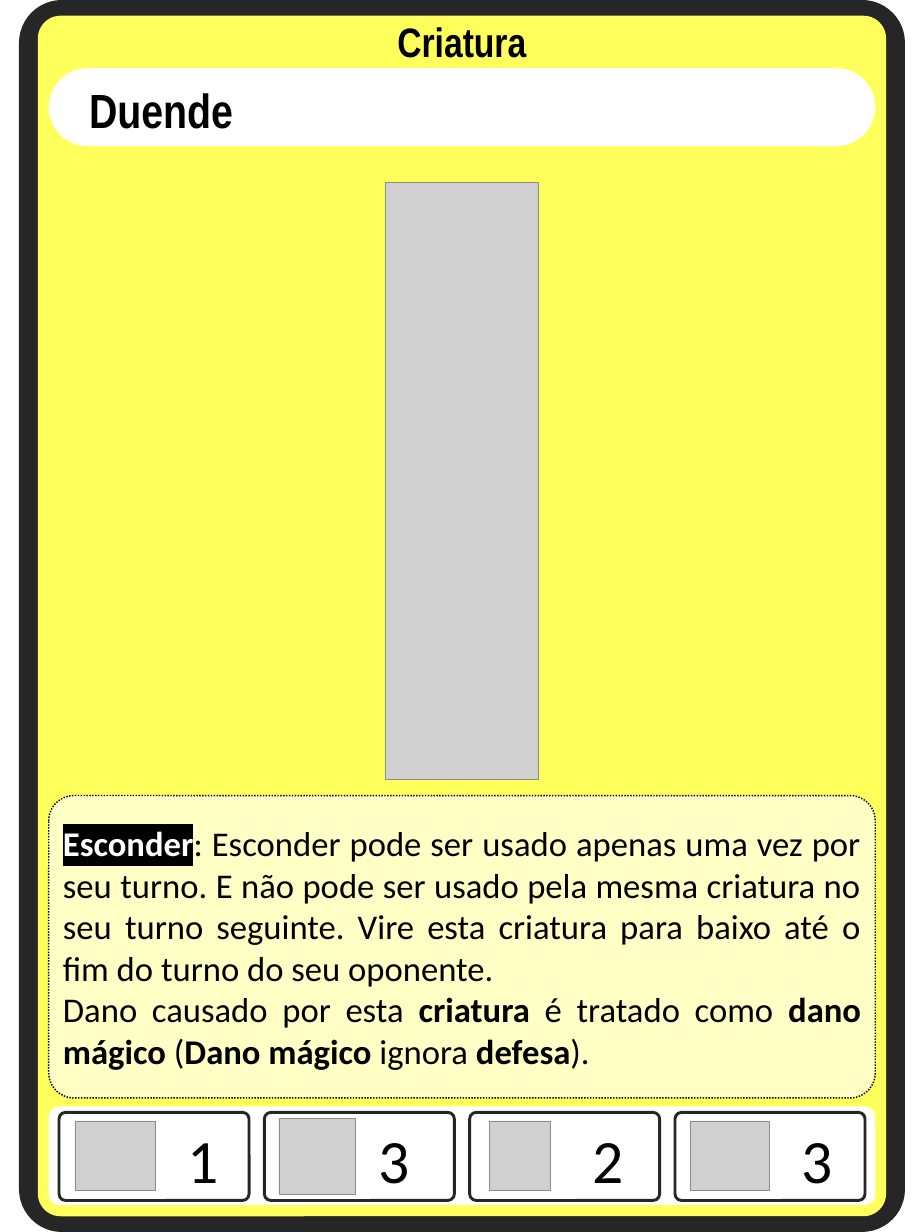
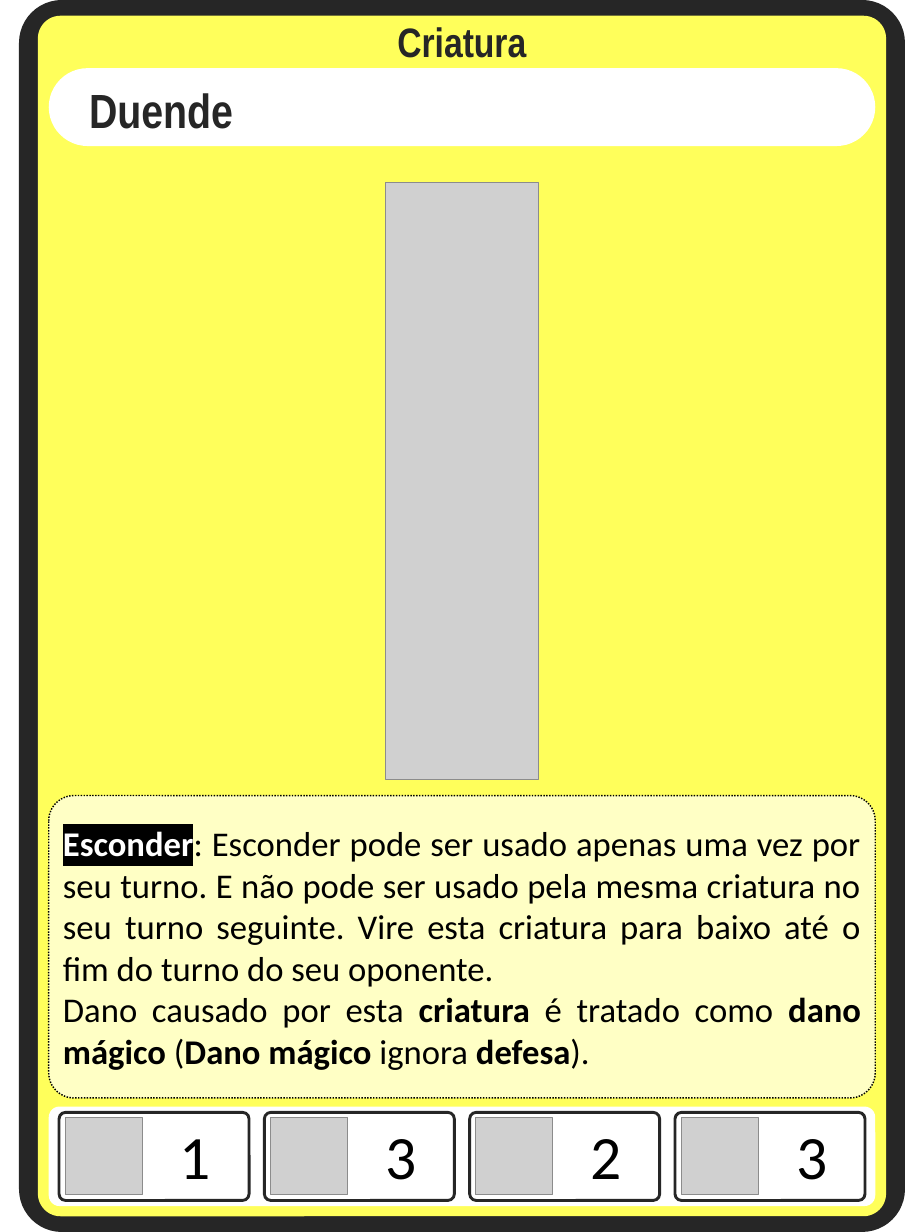
Before and after one commit to Aleyxom/Minimalist-Card-Game, a slide deck: slide 3 of slides tipos cartas/criaturas.pptx. Drawn at 924x1232 pixels with LibreOffice and Linux fonts; fonts in the diff are those of the drawing; grey boxes stand for pictures. Boxes give left, top, right and bottom in pixels: in the first picture for what was removed or moved away, otherwise in the second. Text is boxed around its words. In the diff, an @@ line names an element or a change of style, - is before the commit and + after.

```diff
--- a/slides tipos cartas/criaturas.pptx
+++ b/slides tipos cartas/criaturas.pptx
@@ text "Criatura" at box(397, 27, 526, 58): text colour #000000 to #262626 @@
@@ text "Duende" at box(89, 93, 233, 129): text colour #000000 to #262626 @@
@@ picture: place and size @@
-picture at box(75, 1122, 155, 1192)
+picture at box(65, 1118, 142, 1195)
@@ text "1": place and size @@
-text "1" at box(187, 1143, 218, 1183)
+text "1" at box(179, 1139, 210, 1179)
@@ picture: place and size @@
-picture at box(279, 1119, 356, 1195)
+picture at box(271, 1118, 348, 1195)
@@ text "3": place and size @@
-text "3" at box(378, 1143, 409, 1184)
+text "3" at box(385, 1139, 416, 1180)
@@ picture: place and size @@
-picture at box(490, 1122, 550, 1192)
+picture at box(476, 1118, 552, 1195)
@@ text "2": place and size @@
-text "2" at box(592, 1143, 623, 1183)
+text "2" at box(591, 1139, 622, 1179)
@@ picture: place and size @@
-picture at box(690, 1122, 769, 1192)
+picture at box(682, 1118, 759, 1195)
@@ text "3": place and size @@
-text "3" at box(802, 1143, 833, 1184)
+text "3" at box(796, 1139, 827, 1180)
```
Also in this commit, not shown: 2 other slides changed, 5 slides added, 2 other files.
